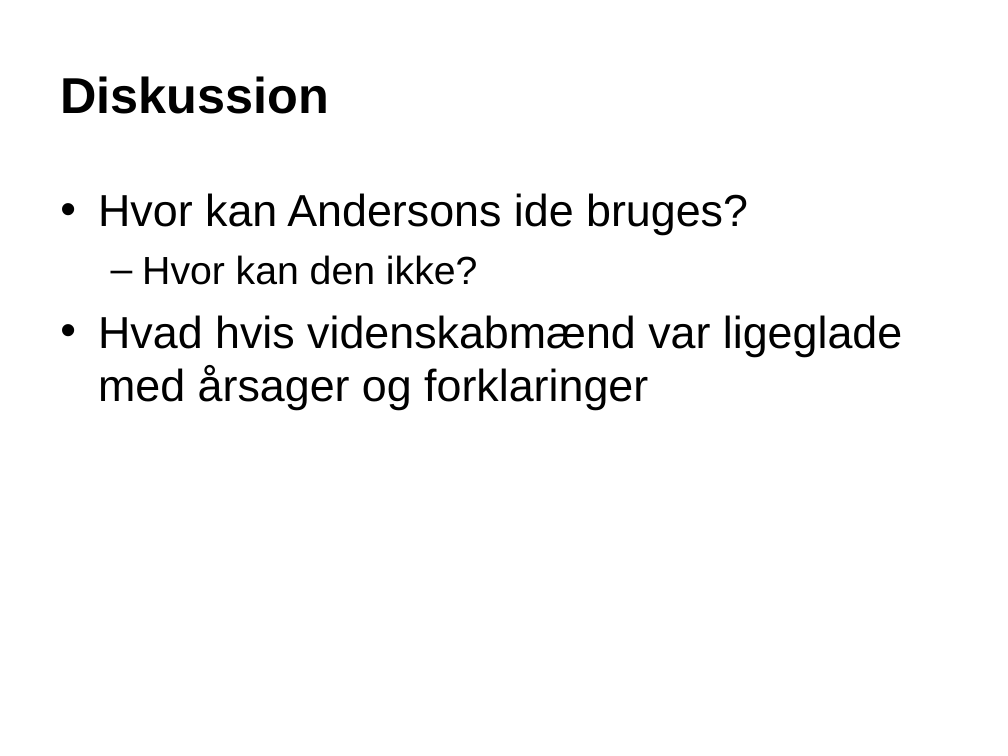
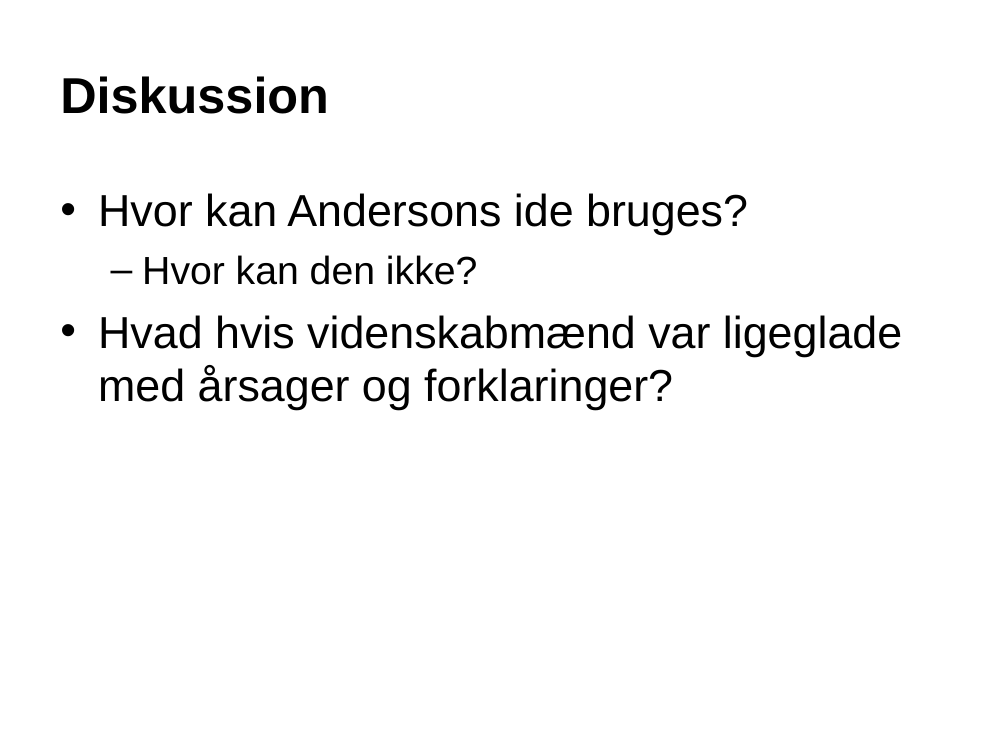
Before and after one commit to pspeder/DatVid-Assignments, a slide deck: slide 8 of week2/oplæg/Presentation1.pps. Drawn at 1008x756 pixels with LibreOffice and Linux fonts; fonts in the diff are those of the drawing; background and template pictures are left out. Boxes give left, top, right and bottom in pixels: in the first picture for what was removed or moved away, otherwise in the second. Text is boxed around its words. In the diff, an @@ line names an element or a change of style, - is before the commit and + after.

Commit message:
Some changes to ppt

```diff
--- a/week2/oplæg/Presentation1.pps
+++ b/week2/oplæg/Presentation1.pps
@@ text at (98,315,902,410): text changed @@
-• Hvad hvis videnskabmænd var ligeglade med årsager og forklaringer
+• Hvad hvis videnskabmænd var ligeglade med årsager og forklaringer?
```
Also in this commit, not shown: 1 other slide changed, 2 slides removed.
